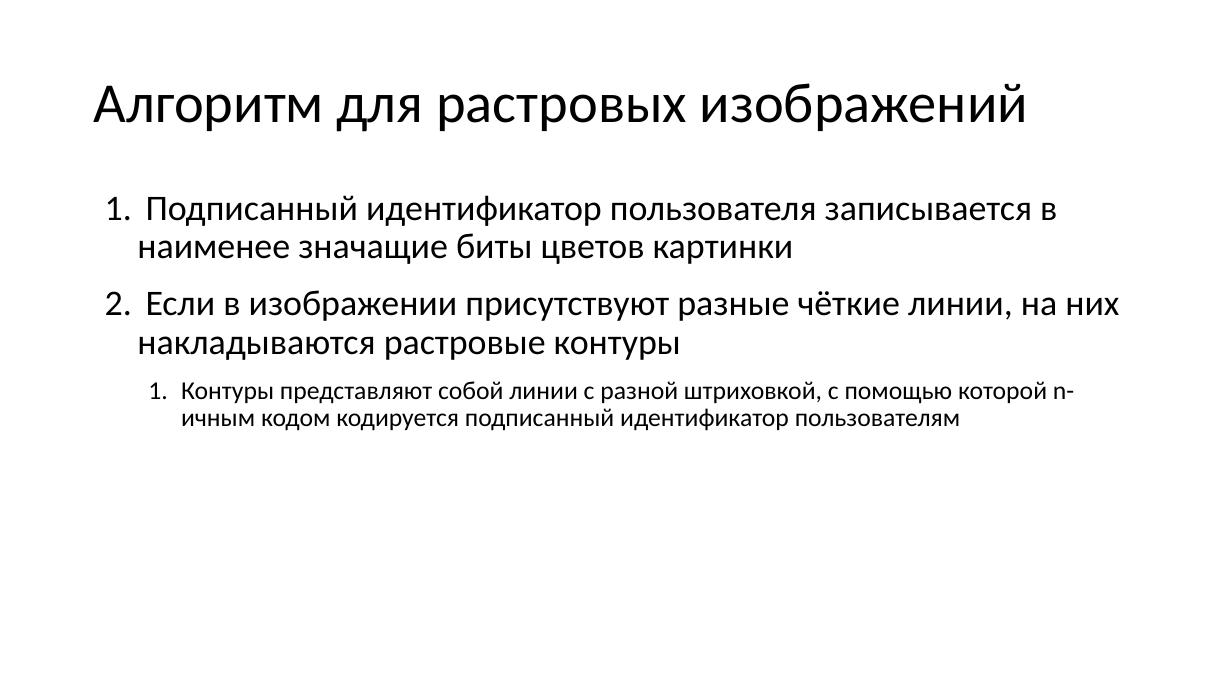
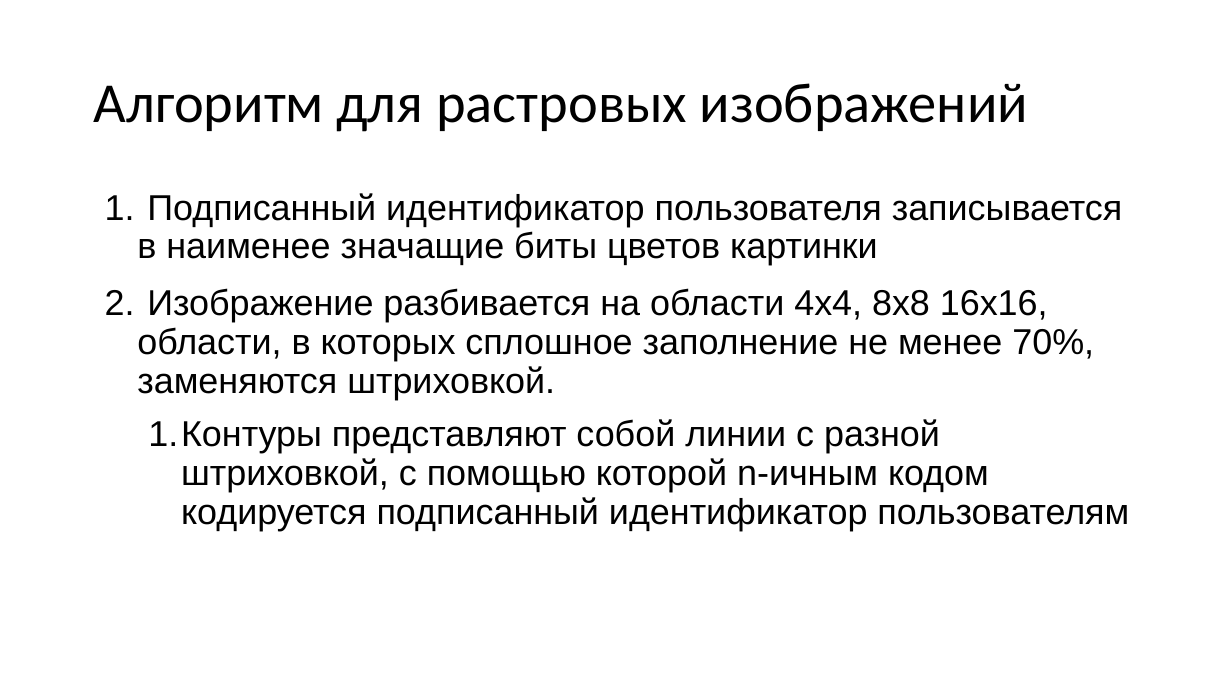
Before and after one commit to vanindm/vanindm.github.io, a slide deck: slide 14 of files/ИБ.pptx. Drawn at 1232x693 pixels with LibreOffice and Linux fonts; fonts in the diff are those of the drawing. Boxes give left, top, right and bottom in pixels: in the first picture for what was removed or moved away, otherwise in the second. Text is boxed around its words. In the diff, an @@ line names an element or a change of style, - is before the commit and + after.

```diff
--- a/files/ИБ.pptx
+++ b/files/ИБ.pptx
@@ text at (x1=137, y1=193, x2=1129, y2=531): font Calibri to Arial in "Подписанный идентификатор пользователя записывается в наимен ...", "Контуры представляют собой линии с разной штриховкой, ..."; size 20 to 28 pt in "Контуры представляют собой линии с разной штриховкой, ..." @@
@@ text at (x1=137, y1=288, x2=1094, y2=400): text changed; font Calibri to Arial @@
-2. Если в изображении присутствуют разные чёткие линии, на них накладываются растровые контуры
+2. Изображение разбивается на области 4x4, 8x8 16x16, области, в которых сплошное заполнение не менее 70%, заменяются штриховкой.
```
Also in this commit, not shown: 1 other slide changed, 1 other file.
